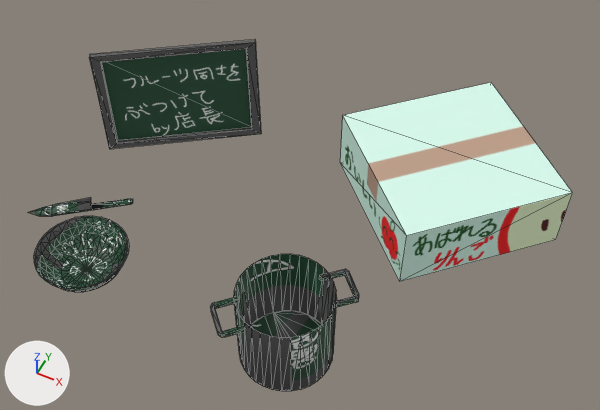
The OBJ model project/Resources/Models/stage/backGround.obj as it was, and as the next commit left it.
Both versions are drawn from a 50 mm lens placed at (355.0, -549.0, 765.0), pointed at (57.0, 47.0, 20.0). The lights are fixed; the arrows at lower left show +X, +Y and +Z. The first picture is the older version. Mesh edges are drawn as thin lines. Where no turn or scale is listed for an object, it has been applied to the vertices.
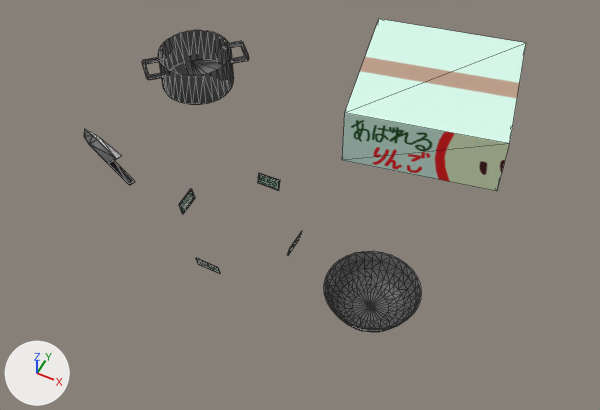
Boxes [x1, y1, x2, y2] around the edits, measured in the pictures (600 x 410 px; the box of a moved part takes in the faces that stretch with it):
'Cylinder', reshaped (19% narrower, 11% shorter)
    before: [28, 40, 573, 391]
    after: [84, 19, 526, 332]
part 1 of me_cylinder, moved or reshaped
    before: [234, 254, 337, 391]
    after: [158, 30, 234, 105]
part 2 of me_cylinder, moved or reshaped
    before: [211, 296, 245, 338]
    after: [142, 56, 166, 80]
part 3 of me_cylinder, moved or reshaped
    before: [319, 269, 359, 308]
    after: [222, 41, 249, 64]
part 4 of me_cylinder, moved or reshaped
    before: [34, 216, 129, 292]
    after: [324, 251, 421, 332]
part 5 of me_cylinder, moved or reshaped
    before: [28, 197, 133, 216]
    after: [84, 129, 135, 185]
part 6 of me_cylinder, added
    after: [196, 258, 220, 274]
part 7 of me_cylinder, added
    after: [258, 173, 280, 191]
part 8 of me_cylinder, added
    after: [288, 231, 302, 255]
part 9 of me_cylinder, added
    after: [179, 189, 195, 214]
part 10 of me_cylinder, deleted
    before: [89, 40, 261, 149]
part 11 of me_cylinder, moved or reshaped
    before: [340, 83, 573, 282]
    after: [342, 19, 526, 191]

Edits to the bpy script that builds the scene:
```text
Change me_cylinder:
    used by ob_cylinder; location = (0.0, 0.0, 0.0)
    remove me_cylinder.from_pydata(...)  # 400 vertices, 700 faces; spans x -244.0..346.0, y -191.0..292.0, z -1.0..140.0
    add me_cylinder.from_pydata(...)  # 448 vertices, 780 faces; spans x -271.0..260.0, y -89.0..391.0, z -1.0..82.0
    me_cylinder part 1: the loose piece of 64 vertices spanning x 79.0..179.0, y -179.0..-78.0, z 0.0..100.0 is scaled about its middle by (1, 1, 0.514), then moved by (-314.0, 337.0, -24.0)
    me_cylinder part 2: the loose piece of 24 vertices spanning x 65.0..112.0, y -191.0..-144.0, z 83.0..90.0 is moved by (-314.0, 337.0, -49.0)
    me_cylinder part 3: the loose piece of 24 vertices spanning x 145.0..192.0, y -113.0..-66.0, z 83.0..90.0 is moved by (-314.0, 337.0, -49.0)
    me_cylinder part 4: the loose piece of 225 vertices spanning x -179.0..-74.0, y -187.0..-82.0, z -1.0..32.0 is moved by (313.0, 98.0, 0.0)
    me_cylinder part 5: the loose piece of 38 vertices spanning x -244.0..-137.0, y -97.0..-21.0, z -1.0..1.0 is turned -60.7 degrees about the z axis through its middle, then moved by (-22.0, 88.0, 0.0)
    me_cylinder part 6: a new loose piece of 16 vertices spanning x -15.0..15.0, y -77.0..-71.0, z 0.0..16.0, in mat_stage (picture img_background_png)
    me_cylinder part 7: a new loose piece of 16 vertices spanning x -15.0..15.0, y 71.0..77.0, z 0.0..16.0, in mat_stage (picture img_background_png)
    me_cylinder part 8: a new loose piece of 16 vertices spanning x 71.0..77.0, y -15.0..15.0, z 0.0..16.0, in mat_stage (picture img_background_png)
    me_cylinder part 9: a new loose piece of 16 vertices spanning x -77.0..-71.0, y -15.0..15.0, z 0.0..16.0, in mat_stage (picture img_background_png)
    me_cylinder part 10: the loose piece of 16 vertices spanning x -230.0..-53.0, y 38.0..170.0, z 0.0..140.0 is deleted
    me_cylinder part 11
    9 vertices are removed from x 63.0..346.0, y 9.0..292.0, z 0.0..82.0
    12 faces are deleted
    9 vertices are added at x 26.0..260.0, y 157.0..391.0, z 0.0..82.0
    14 new faces join them
```
